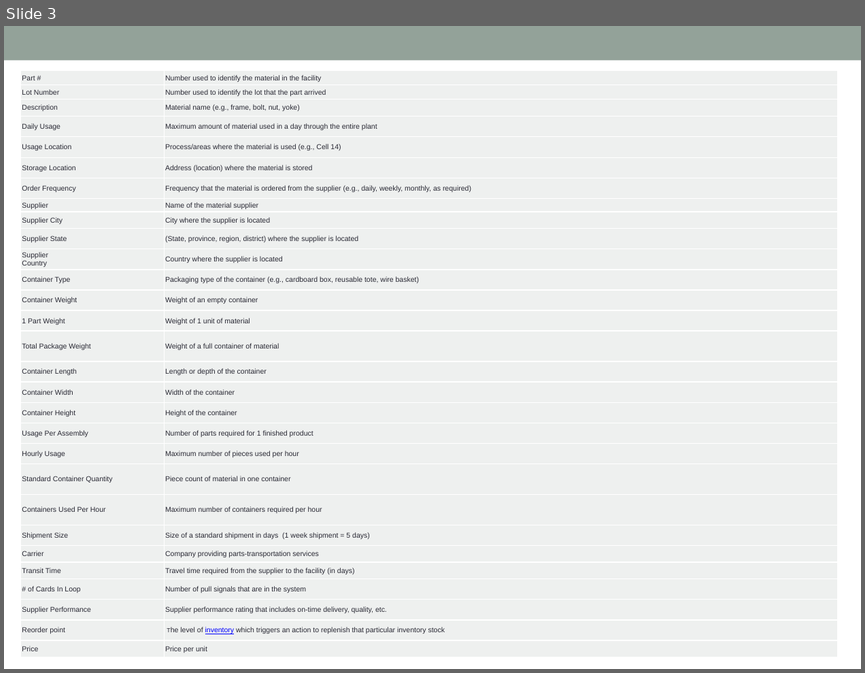
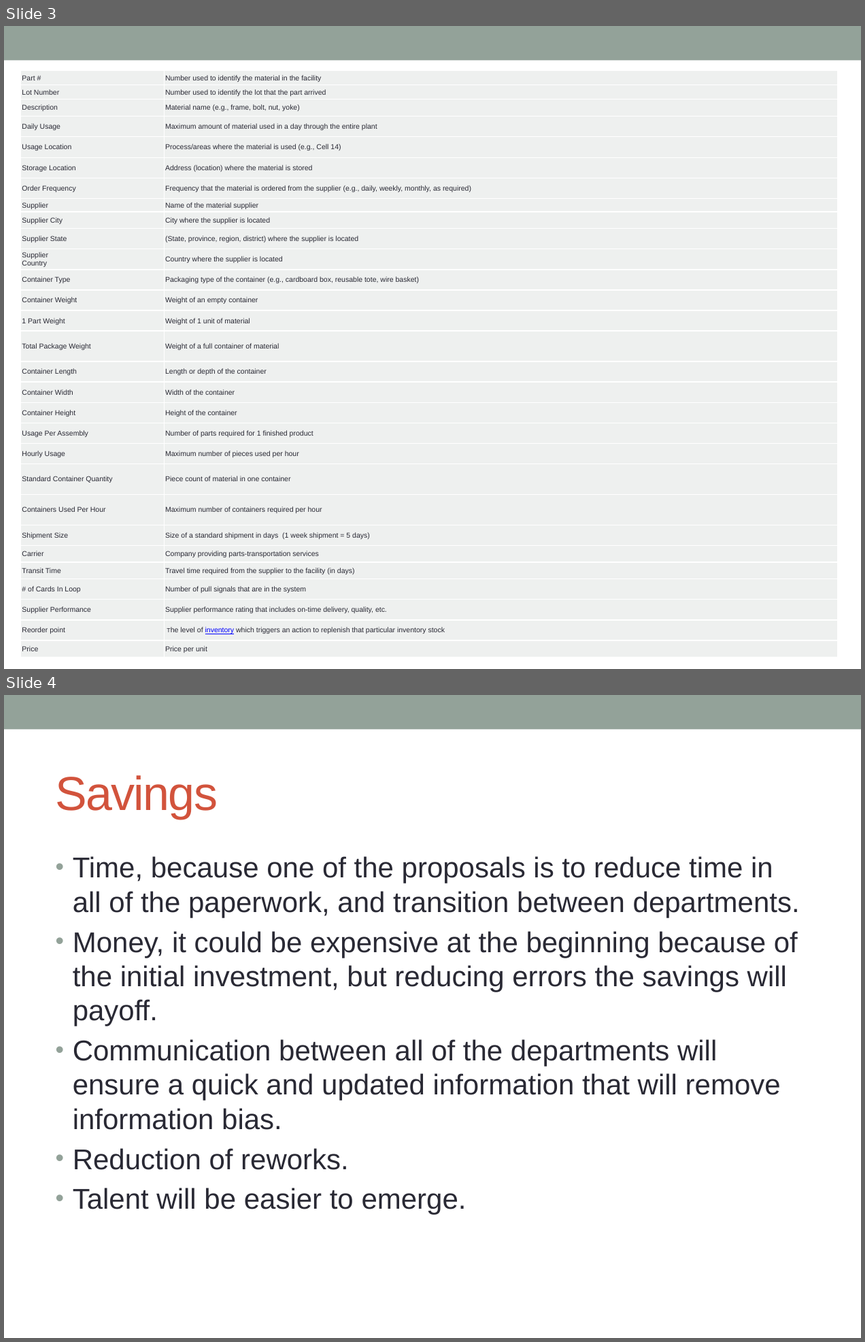
Before and after one commit to mtt527/PFEP, a slide deck: CHALLENGE-1 (1).pptx. Shown one above the other, each under a label of ours: slide 3 before the commit, slides 3 and 4 after it. The pictures are 865x673 and 865x1342 pixels, drawn with LibreOffice and Linux fonts; fonts in the diff are those of the drawing. Boxes give left, top, right and bottom in pixels: in the first picture for what was removed or moved away, otherwise in the second. Text is boxed around its words. In the diff, an @@ line names an element or a change of style, - is before the commit and + after.

```diff
--- a/CHALLENGE-1 (1).pptx
+++ b/CHALLENGE-1 (1).pptx
@@ slide 4 added at [4, 695, 861, 1338], background #FFFFFF; not listed: 1 template element that a slide beside it also shows @@
@@ title added at [56, 775, 218, 819], 40 pt, text #D2533C @@
+Savings
@@ text added at [73, 856, 800, 1215], 24 pt, text #292934 @@
+• Time, because one of the proposals is to reduce time in all of the paperwork, and transition between departments.
+• Money, it could be expensive at the beginning because of the initial investment, but reducing errors the savings will payoff.
+• Communication between all of the departments will ensure a quick and updated information that will remove information bias.
+• Reduction of reworks.
+• Talent will be easier to emerge.
```
Also in this commit, not shown: 1 slide changed, 1 other slide added, 1 slide removed.
